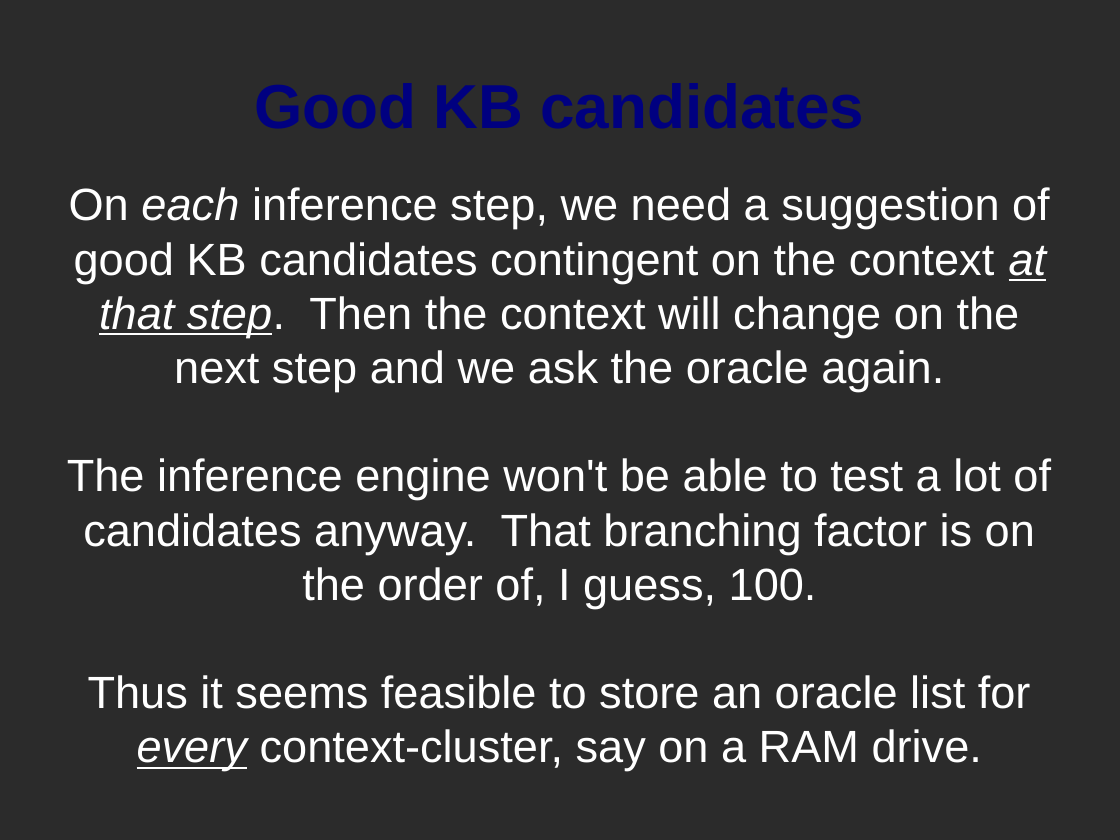
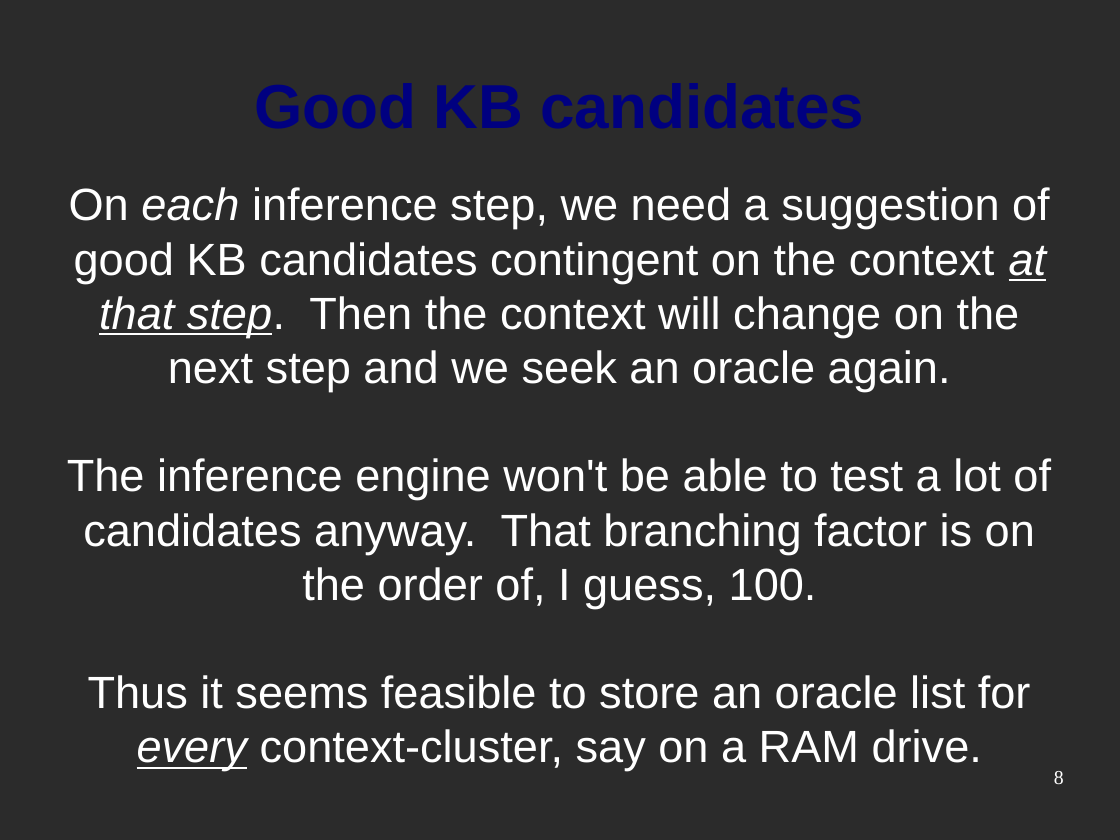
Before and after one commit to srvarey/genifer, a slide deck: slide 8 of slides/Genifer - oracle.odp (slide 6 before the commit). Drawn at 1120x840 pixels with LibreOffice and Linux fonts; fonts in the diff are those of the drawing; background and template pictures are left out; a plain dark background stands for a picture behind light text. Boxes give left, top, right and bottom in pixels: in the first picture for what was removed or moved away, otherwise in the second. Text is boxed around its words. In the diff, an @@ line names an element or a change of style, - is before the commit and + after.

```diff
--- a/slides/Genifer - oracle.odp
+++ b/slides/Genifer - oracle.odp
@@ subtitle at <box>69,187,1050,392</box>: text changed @@
-On each inference step, we need a suggestion of good KB candidates contingent on the context at that step. Then the context will change on the next step and we ask the oracle again.
+On each inference step, we need a suggestion of good KB candidates contingent on the context at that step. Then the context will change on the next step and we seek an oracle again.
@@ page number added at <box>1054,771,1064,784</box>, 14 pt, text #FFFFFF @@
+8
```
Also in this commit, not shown: 6 other slides changed, 3 slides added, 8 other files.
